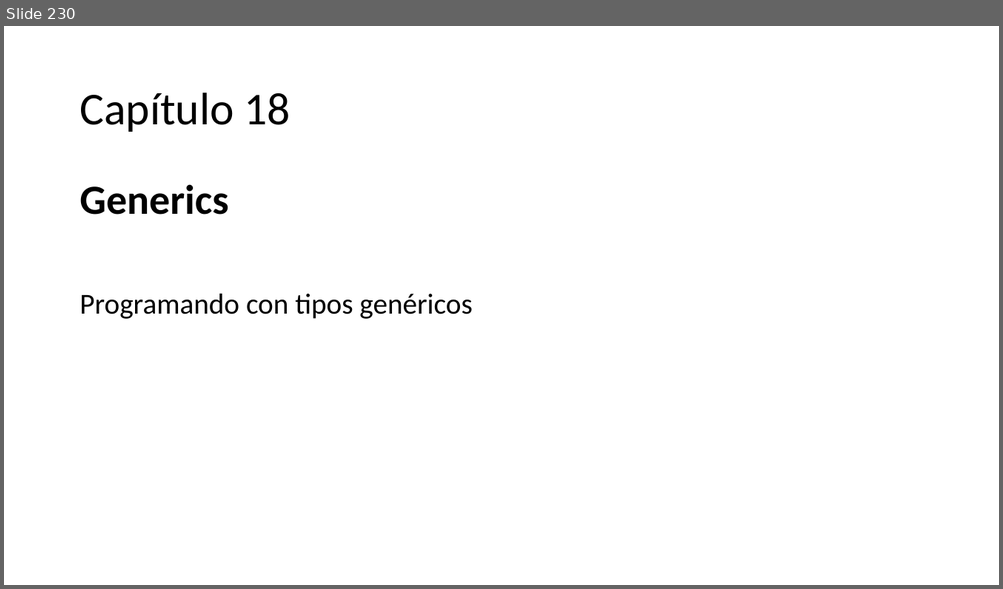
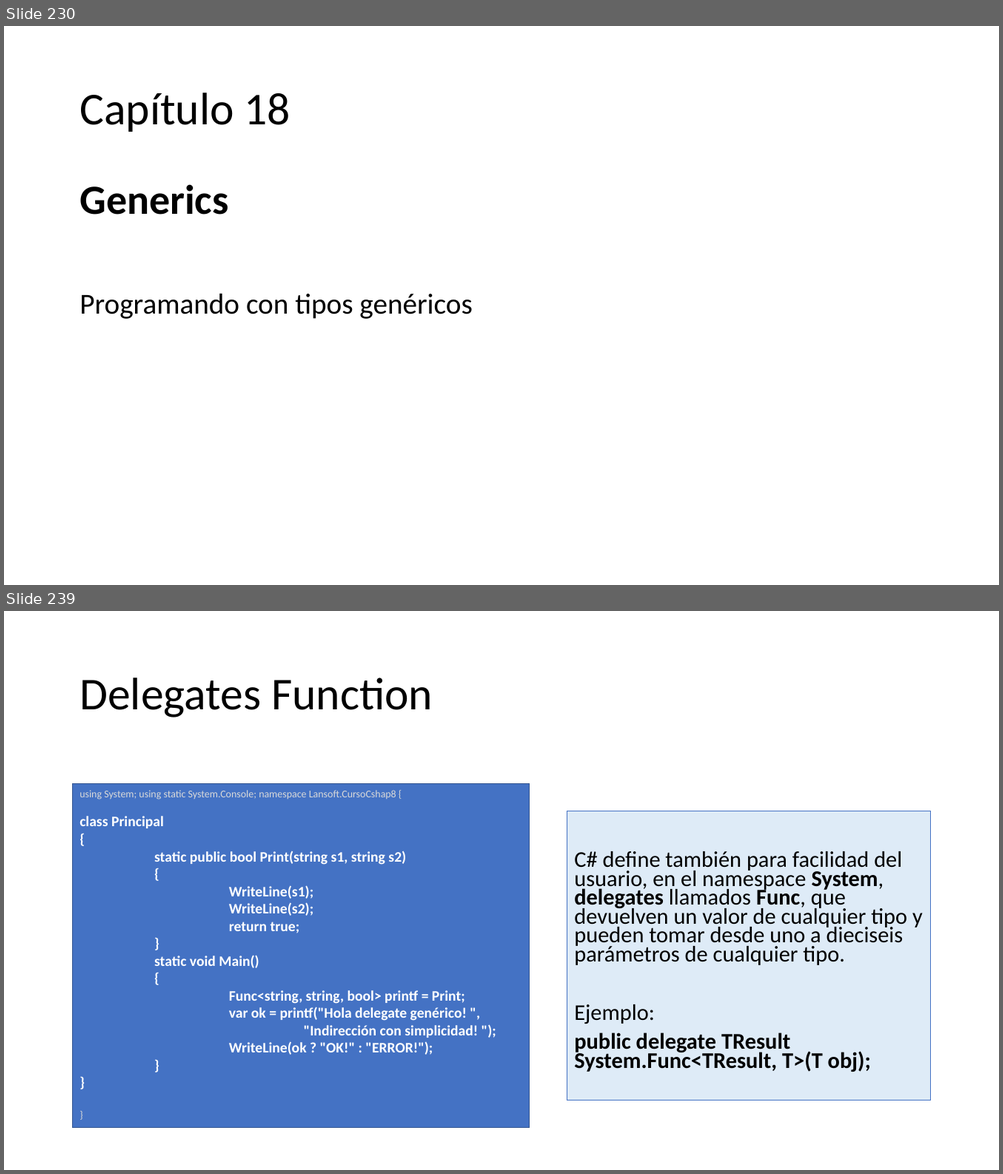
Before and after one commit to AlbertOsinaga/CursoCSharp__8, a slide deck: CSharpQuickReferencia.pptx. Shown one above the other, each under a label of ours: slide 230 before the commit, slides 230 and 239 after it; the slides between them are not shown. The pictures are 1003x589 and 1003x1174 pixels, drawn with LibreOffice and Linux fonts; fonts in the diff are those of the drawing. Boxes give left, top, right and bottom in pixels: in the first picture for what was removed or moved away, otherwise in the second. Text is boxed around its words. In the diff, an @@ line names an element or a change of style, - is before the commit and + after.

```diff
--- a/CSharpQuickReferencia.pptx
+++ b/CSharpQuickReferencia.pptx
@@ slide 239 added at (4,611,999,1170), background #FFFFFF @@
@@ title added at (79,678,432,718), 44 pt, text #000000 @@
+Delegates Function
@@ rectangle added at (73,784,529,1128), fill #4472C4, outline #325491 1 pt, 14 pt, text #FFFFFF, bold @@
+using System; using static System.Console; namespace Lansoft.CursoCshap8 {
+class Principal
+{
+static public bool Print(string s1, string s2)
+{
+WriteLine(s1);
+WriteLine(s2);
+return true;
+}
+static void Main()
+{
+Func<string, string, bool> printf = Print;
+var ok = printf("Hola delegate genérico! ",
+"Indirección con simplicidad! ");
+WriteLine(ok ? "OK!" : "ERROR!");
+}
+}
+}
@@ text added at (566,811,930,1100), fill #DEEBF7, outline #4472C4 0.75 pt, 21.7 pt, text #000000 @@
+C# define también para facilidad del usuario, en el namespace System, delegates llamados Func, que devuelven un valor de cualquier tipo y pueden tomar desde uno a dieciseis parámetros de cualquier tipo.
+Ejemplo:
+public delegate TResult System.Func<TResult, T>(T obj);
```
Also in this commit, not shown: 14 other slides added, 1 other file.
